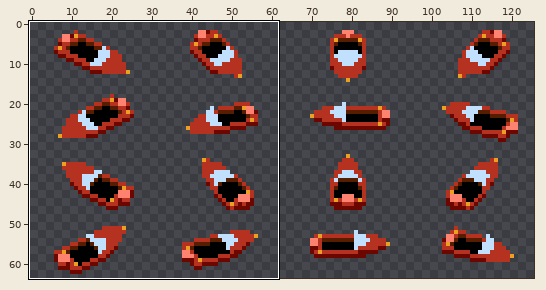
One commit to this sprite sheet: assets/aseprite/characters/boat2.png. Above, an overview of the earlier version with the close-up marked.
Close-up. The starting point:
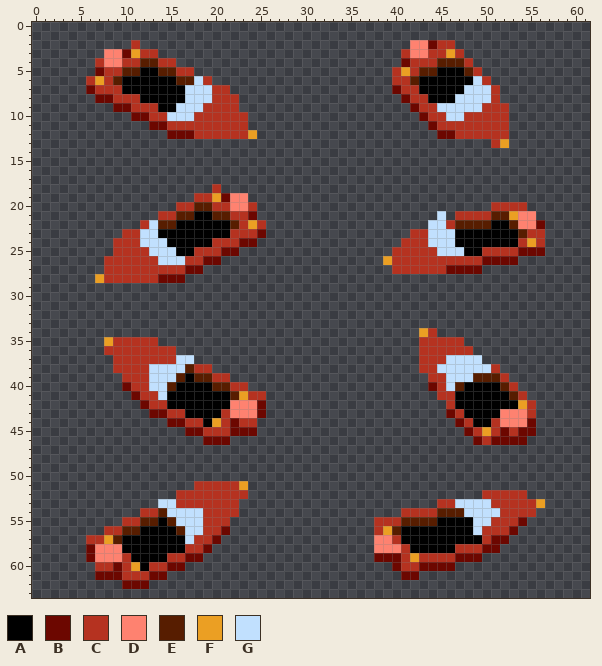
The file is 128x64 pixels. Shown: x 0..61, y 0..63. The wide view leaves out empty margins. The commit also changed other parts of the picture, which this record leaves out.
Palette (. is transparent): A #000000  B #6c0700  C #b53220  D #fe8270  E #571d00  F #eb9f23  G #c1e0fe
Pixels before, first column x 6:
 2 .....C..............................DDBCC..........
 3 ..DDBFCC...........................CDDCCFC.........
 4 .CDDCCEECC.........................BCCCEEEC........
 5 .BCCEEAAEECC......................CFCEEAAAEC.......
 6 CFCEAAAAAAEEGC....................CCEAAAAAAGC......
 7 BCCCAAAAAAAGGGCC..................BCCAAAAAGGGC.....
 8 .BBCCCAAAAAGGGCCC..................BCCAAAGGGGC.....
 9 ...BBCCCAAGGGCCCC...................BCCGGGGGCCC....
10 .....BBCCGGGCCCCCC...................BCCGGCCCCC....
11 .......BBCCCCCCCCC....................BCCCCCCCC....
12 .........BBBCCCCCCF....................BBCCCCCC....
13 .............................................CF....
14 ...................................................
15 ...................................................
16 ...................................................
17 ...................................................
18 ..............C....................................
19 ............CCFBDD.................................
20 ..........CCEECCDDC..........................CCCC..
21 ........CCEEAAEECCB....................G.CCCCEEFDD.
22 ......CGEEAAAAAAECFC..................GGCEEEEAAEDDB
23 ....CCGGAAAAAAAACCCB................CCGGGAAAAAAAECC
24 ...CCCGGGAAAAACCCBB................CCCGGGAAAAAAACFC
25 ...CCCCGGGAACCCBB.................CCCCCGGGAACCCCBBB
26 ..CCCCCCGGGCCBB..................FCCCCCCCCCCBBBB...
27 ..CCCCCCCCCBB.....................CCCCCCBBBB.......
28 .FCCCCCCBBB........................................
29 ...................................................
30 ...................................................
31 ...................................................
32 ...................................................
33 ...................................................
34 .....................................FC............
35 ..FCCCCC.............................CCCCC.........
36 ..CCCCCCCC...........................CCCCCC........
37 ...CCCCCCCGG.........................CCCGGGG.......
38 ...CCCCGGGGECC.......................CCGGGGGGC.....
39 ....CCCGGGEAEECC......................CCGGGEEEC....
40 ....BCCGGEAAAAEECC....................BCGEAAAAEC...
41 .....BCCGAAAAAAAEFCC...................CCAAAAAAEC..
42 ......BCCAAAAAAADDDB....................CAAAAAAAFC.
43 .......BBCCAAAACDDDB....................BCAAAADDDC.
44 .........BBCCAFCBCC......................BCAACDDDB.
45 ...........BBCCCBBB.......................BCFCBCBB.
46 .............BBB...........................BCBBBB..
47 ...................................................
48 ...................................................
49 ...................................................
50 ...................................................
51 ............CCCCCF.................................
52 ..........CCCCCCCC..........................CCCCC..
53 ........GGCCCCCCC......................CCGGGGCCCCCF
54 ......CCEGGGGCCCC..................CCCCEEEGGGGCCCC.
55 ....CCEEAEGGGCCC................CCCEEEEAAAAGGCCCB..
56 ..CCEEAAAAEGGCCB................CFEAAAAAAAAGCCCB...
57 CCFEAAAAAAAGCCB.................DDCAAAAAAAAACBB....
58 BDDDAAAAAAACCB..................DDDCAAAAACCCBB.....
59 BDDDCAAAACCBB...................BBBCFCCCCBBB.......
60 .CCBCFACCBB.......................BCCBBBB..........
61 .BBBCCCBB..........................BB..............
62 ....BBB............................................
And afterwards:
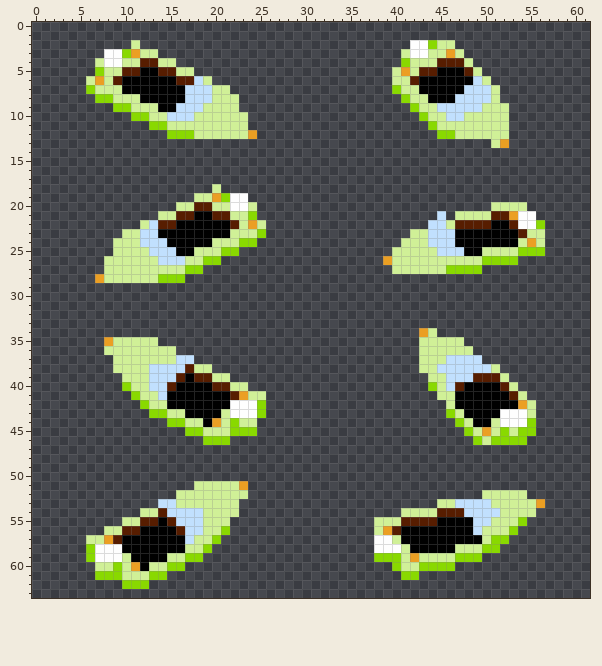
Diff:
{"colour":"B","old":"#6c0700","new":"#89d900"}
{"colour":"C","old":"#b53220","new":"#d0f097"}
{"colour":"D","old":"#fe8270","new":"#fefefe"}
